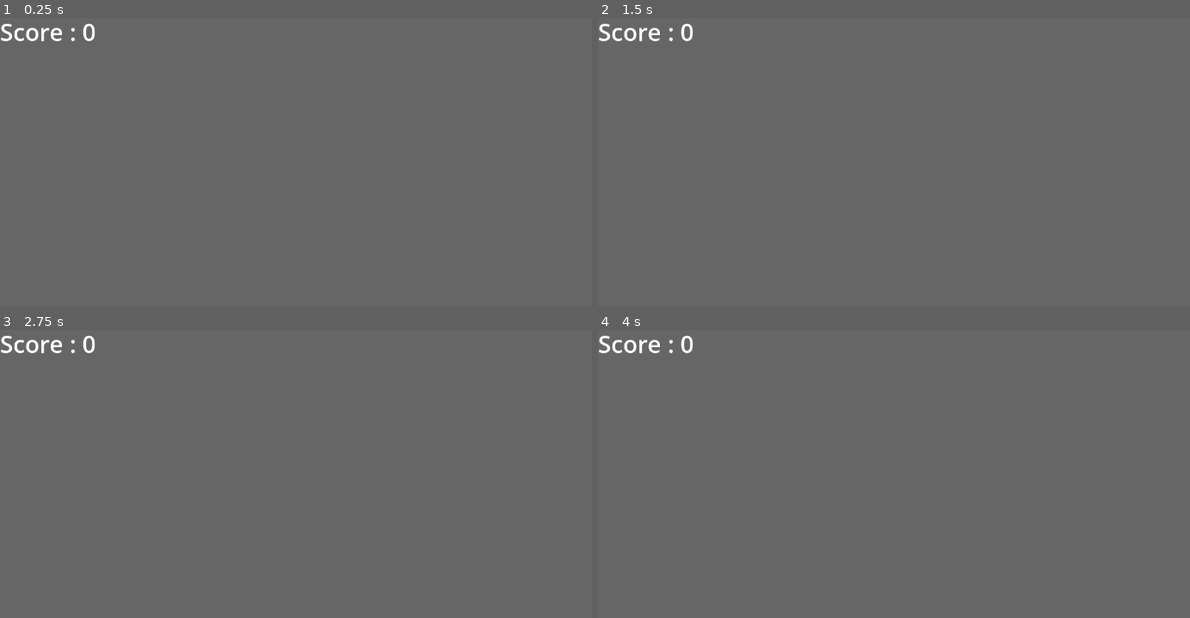
Above: before the commit, frames 1-4 (two rows, left to right).
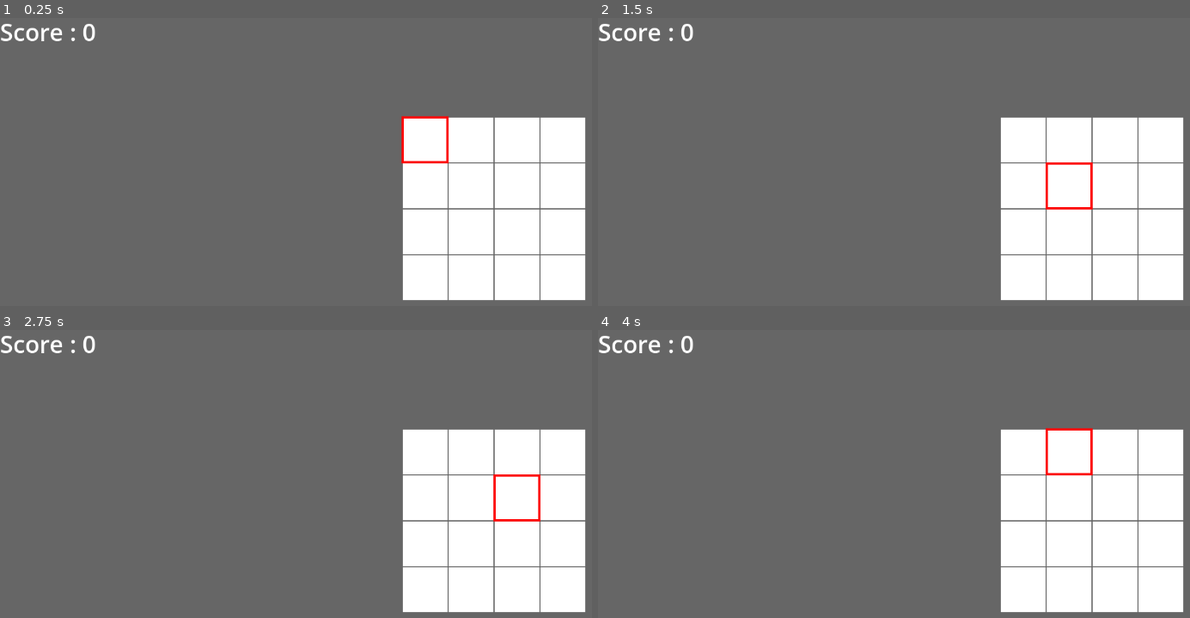
Above: after the commit, the same moments.

Repository: yislDev/252RCOSE45700
Game: Godot game, scene res://scenes/game_started/game.tscn
Two runs of this game, one before a commit and one after it. Both use one fixed random seed, a clock stepped at 60 frames per second and the inputs below. This scene is started directly instead of the project's main scene.
Inputs:
- Up to frame 1 (0.25 s): no input
- Up to frame 2 (1.5 s): tap Enter (key_enter) at 0.5, 0.6, 1.35 s; hold Right (key_right, bound only after the commit) 0.53-1.28 s; tap Space at 1.25 s; hold Down (key_down, bound only after the commit) from 1.28 s (still down)
- Up to frame 3 (2.75 s): tap Enter (key_enter) at 2, 2.1 s; release Down (key_down, bound only after the commit) at 2.03 s; hold Right (key_right, bound only after the commit) from 2.03 s (still down)
- Up to frame 4 (4 s): tap Space at 2.75 s; release Right (key_right, bound only after the commit) at 2.78 s; hold Up (key_up, bound only after the commit) 2.78-3.53 s; tap Enter (key_enter) at 2.85, 3.5, 3.6 s; hold Left (key_left, bound only after the commit) from 3.53 s (still down)
In our replay, the window is 799x449 before the commit and 800x450 after it. These sizes can differ from the game's own. Grey fills any space a smaller window leaves; there, only what the larger window draws over its background counts as a difference.

The runs differ from the first frame. In frame 1, 19% of the frame differs, in the area x 14-99%, y 2-98%; in frame 2, 19%; in frame 3, 19%; in frame 4, 19%.

Commit message:
Player Box and Play Panel
added elemental factors

Diff:
--- a/wasdbeat/project.godot
+++ b/wasdbeat/project.godot
@@ -15,6 +15,10 @@
 config/features=PackedStringArray("4.3", "Forward Plus")
 config/icon="res://icon.svg"
 
+[display]
+
+window/stretch/mode="viewport"
+
 [input]
 
 key_escape={
@@ -27,3 +31,23 @@
 "events": [Object(InputEventKey,"resource_local_to_scene":false,"resource_name":"","device":0,"window_id":0,"alt_presse …(194 unchanged characters)…
 ]
 }
+key_left={
+"deadzone": 0.5,
+"events": [Object(InputEventKey,"resource_local_to_scene":false,"resource_name":"","device":-1,"window_id":0,"alt_pressed":false,"shift_pressed":false,"ctrl_pressed":false,"meta_pressed":false,"pressed":false,"keycode":0,"physical_keycode":4194319,"key_label":0,"unicode":0,"location":0,"echo":false,"script":null)
+]
+}
+key_right={
+"deadzone": 0.5,
+"events": [Object(InputEventKey,"resource_local_to_scene":false,"resource_name":"","device":0,"window_id":0,"alt_pressed":false,"shift_pressed":false,"ctrl_pressed":false,"meta_pressed":false,"pressed":false,"keycode":0,"physical_keycode":4194321,"key_label":0,"unicode":0,"location":0,"echo":false,"script":null)
+]
+}
+key_down={
+"deadzone": 0.5,
+"events": [Object(InputEventKey,"resource_local_to_scene":false,"resource_name":"","device":-1,"window_id":0,"alt_pressed":false,"shift_pressed":false,"ctrl_pressed":false,"meta_pressed":false,"pressed":false,"keycode":0,"physical_keycode":4194322,"key_label":0,"unicode":0,"location":0,"echo":false,"script":null)
+]
+}
+key_up={
+"deadzone": 0.5,
+"events": [Object(InputEventKey,"resource_local_to_scene":false,"resource_name":"","device":-1,"window_id":0,"alt_pressed":false,"shift_pressed":false,"ctrl_pressed":false,"meta_pressed":false,"pressed":false,"keycode":0,"physical_keycode":4194320,"key_label":0,"unicode":0,"location":0,"echo":false,"script":null)
+]
+}
--- /dev/null
+++ b/wasdbeat/resources/game/panel.svg
@@ -0,0 +1,24 @@
+<?xml version="1.0" encoding="UTF-8" standalone="no"?>
+<!-- Created with Inkscape (http://www.inkscape.org/) -->
+
+<svg
+   width="19.84375mm"
+   height="19.843752mm"
+   viewBox="0 0 19.84375 19.843752"
+   version="1.1"
+   id="svg1"
+   xmlns="http://www.w3.org/2000/svg"
+   xmlns:svg="http://www.w3.org/2000/svg">
+  <defs
+     id="defs1" />
+  <g
+     id="layer1">
+    <rect
+       style="fill:#ffffff;stroke-width:0.264999"
+       id="rect1"
+       width="94.055305"
+       height="114.76473"
+       x="-5.1202035"
+       y="-6.1213775" />
+  </g>
+</svg>
--- /dev/null
+++ b/wasdbeat/resources/game/player_box_red.svg
@@ -0,0 +1,24 @@
+<?xml version="1.0" encoding="UTF-8" standalone="no"?>
+<!-- Created with Inkscape (http://www.inkscape.org/) -->
+
+<svg
+   width="20.902084mm"
+   height="20.902086mm"
+   viewBox="0 0 20.902084 20.902086"
+   version="1.1"
+   id="svg1"
+   xmlns="http://www.w3.org/2000/svg"
+   xmlns:svg="http://www.w3.org/2000/svg">
+  <defs
+     id="defs1" />
+  <g
+     id="layer1">
+    <rect
+       style="fill:#ffe680;fill-opacity:0;stroke:#ff0000;stroke-width:1.05835;stroke-linejoin:miter;stroke-dasharray:none;stroke-opacity:1"
+       id="rect4"
+       width="19.843739"
+       height="19.843737"
+       x="0.52917498"
+       y="0.52917498" />
+  </g>
+</svg>
--- a/wasdbeat/scenes/game_started/game.tscn
+++ b/wasdbeat/scenes/game_started/game.tscn
@@ -1,6 +1,11 @@
-[gd_scene format=3 uid="uid://by0ukah14iqjd"]
+[gd_scene load_steps=3 format=3 uid="uid://by0ukah14iqjd"]
+
+[ext_resource type="Script" path="res://scenes/game_started/game.gd" id="1_ldgn5"]
+[ext_resource type="PackedScene" uid="uid://c804wsru2i4ch" path="res://scenes/game_started/game_plate.tscn" id="2_jfaht"]
 
 [node name="Game" type="Node2D"]
+script = ExtResource("1_ldgn5")
+metadata/_edit_lock_ = true
 
 [node name="ColorRect" type="ColorRect" parent="."]
 offset_right = 1152.0
@@ -9,10 +14,14 @@
 color = Color(0.398793, 0.398793, 0.398793, 1)
 metadata/_edit_lock_ = true
 
-[node name="PressAnyKey" type="Label" parent="ColorRect"]
+[node name="Score" type="Label" parent="ColorRect"]
 layout_mode = 0
 offset_right = 450.0
 offset_bottom = 56.0
 theme_override_font_sizes/font_size = 40
 text = "Score : 0"
 metadata/_edit_lock_ = true
+
+[node name="GamePlate" parent="." instance=ExtResource("2_jfaht")]
+position = Vector2(673, 169)
+metadata/_edit_lock_ = true
--- a/wasdbeat/scenes/game_started/game_plate.tscn
+++ b/wasdbeat/scenes/game_started/game_plate.tscn
@@ -1,3 +1,68 @@
-[gd_scene format=3 uid="uid://c804wsru2i4ch"]
+[gd_scene load_steps=4 format=3 uid="uid://c804wsru2i4ch"]
 
-[node name="GameNote" type="Node2D"]
+[ext_resource type="Script" path="res://scenes/game_started/game_plate.gd" id="1_itk3g"]
+[ext_resource type="PackedScene" uid="uid://brnkwjg3n1uej" path="res://scenes/game_started/game_plate_panel.tscn" id="2_kc6kx"]
+[ext_resource type="PackedScene" uid="uid://j0a53g0ekk7e" path="res://scenes/game_started/player_box.tscn" id="2_m5pdo"]
+
+[node name="GamePlate" type="Node2D"]
+script = ExtResource("1_itk3g")
+
+[node name="GridContainer" type="GridContainer" parent="."]
+offset_left = 2.0
+offset_top = 2.0
+offset_right = 310.0
+offset_bottom = 310.0
+pivot_offset = Vector2(155, 155)
+theme_override_constants/h_separation = 2
+theme_override_constants/v_separation = 2
+columns = 4
+
+[node name="Panel11" parent="GridContainer" instance=ExtResource("2_kc6kx")]
+layout_mode = 2
+
+[node name="Panel12" parent="GridContainer" instance=ExtResource("2_kc6kx")]
+layout_mode = 2
+
+[node name="Panel13" parent="GridContainer" instance=ExtResource("2_kc6kx")]
+layout_mode = 2
+
+[node name="Panel14" parent="GridContainer" instance=ExtResource("2_kc6kx")]
+layout_mode = 2
+
+[node name="Panel21" parent="GridContainer" instance=ExtResource("2_kc6kx")]
+layout_mode = 2
+
+[node name="Panel22" parent="GridContainer" instance=ExtResource("2_kc6kx")]
+layout_mode = 2
+
+[node name="Panel23" parent="GridContainer" instance=ExtResource("2_kc6kx")]
+layout_mode = 2
+
+[node name="Panel24" parent="GridContainer" instance=ExtResource("2_kc6kx")]
+layout_mode = 2
+
+[node name="Panel31" parent="GridContainer" instance=ExtResource("2_kc6kx")]
+layout_mode = 2
+
+[node name="Panel32" parent="GridContainer" instance=ExtResource("2_kc6kx")]
+layout_mode = 2
+
+[node name="Panel33" parent="GridContainer" instance=ExtResource("2_kc6kx")]
+layout_mode = 2
+
+[node name="Panel34" parent="GridContainer" instance=ExtResource("2_kc6kx")]
+layout_mode = 2
+
+[node name="Panel41" parent="GridContainer" instance=ExtResource("2_kc6kx")]
+layout_mode = 2
+
+[node name="Panel42" parent="GridContainer" instance=ExtResource("2_kc6kx")]
+layout_mode = 2
+
+[node name="Panel43" parent="GridContainer" instance=ExtResource("2_kc6kx")]
+layout_mode = 2
+
+[node name="Panel44" parent="GridContainer" instance=ExtResource("2_kc6kx")]
+layout_mode = 2
+
+[node name="PlayerBox" parent="." instance=ExtResource("2_m5pdo")]
--- /dev/null
+++ b/wasdbeat/scenes/game_started/game_plate_panel.gd
@@ -0,0 +1,11 @@
+extends Control
+
+
+# Called when the node enters the scene tree for the first time.
+func _ready() -> void:
+	pass # Replace with function body.
+
+
+# Called every frame. 'delta' is the elapsed time since the previous frame.
+func _process(delta: float) -> void:
+	pass
--- /dev/null
+++ b/wasdbeat/scenes/game_started/game_plate_panel.tscn
@@ -0,0 +1,16 @@
+[gd_scene load_steps=3 format=3 uid="uid://brnkwjg3n1uej"]
+
+[ext_resource type="Script" path="res://scenes/game_started/game_plate_panel.gd" id="1_tvs1x"]
+[ext_resource type="Texture2D" uid="uid://b0l6ys1phfv5e" path="res://resources/game/panel.svg" id="2_t6vh2"]
+
+[node name="GamePlatePanel" type="Control"]
+custom_minimum_size = Vector2(75, 75)
+layout_mode = 3
+anchors_preset = 0
+offset_right = 75.0
+offset_bottom = 75.0
+script = ExtResource("1_tvs1x")
+
+[node name="Sprite2D" type="Sprite2D" parent="."]
+texture = ExtResource("2_t6vh2")
+centered = false
--- /dev/null
+++ b/wasdbeat/scenes/game_started/player_box.gd
@@ -0,0 +1,61 @@
+extends Control
+class_name PlayerBox
+
+const PANEL_SIZE: int = 75
+const PANEL_OFFSET: int = 2
+const BOX_SIZE: int = 79
+
+var location: Vector2 = Vector2(0,0)
+var position_offset: Vector2 = Vector2(0,0)
+
+# Called when the node enters the scene tree for the first time.
+func _ready() -> void:
+	location = Vector2(0,0)
+	#position_offset = Vector2(BOX_SIZE/2, BOX_SIZE/2)
+	update_position()
+	pass # Replace with function body.
+
+
+# Called every frame. 'delta' is the elapsed time since the previous frame.
+func _process(delta: float) -> void:
+	if (Input.is_action_just_pressed("key_down")):
+		move_down(4)
+	if (Input.is_action_just_pressed("key_up")):
+		move_up(4)
+	if (Input.is_action_just_pressed("key_right")):
+		move_right(4)
+	if (Input.is_action_just_pressed("key_left")):
+		move_left(4)
+	pass
+
+func move_left(num_columns: int) -> void:
+	location.y -= 1
+	if (location.y <= -1):
+		location.y = num_columns-1
+	update_position()
+	pass
+
+func move_right(num_columns: int) -> void:
+	location.y += 1
+	if (location.y >= num_columns):
+		location.y = 0
+	update_position()
+	pass
+
+func move_up(num_rows: int) -> void:
+	location.x -= 1
+	if (location.x <= -1):
+		location.x = num_rows-1
+	update_position()
+	pass
+
+func move_down(num_rows: int) -> void:
+	location.x += 1
+	if (location.x >= num_rows):
+		location.x = 0
+	update_position()
+	pass
+
+func update_position() -> void:
+	position = position_offset + Vector2(location.y * (PANEL_SIZE + PANEL_OFFSET), location.x * (PANEL_SIZE + PANEL_OFFSET))
+	pass
--- /dev/null
+++ b/wasdbeat/scenes/game_started/player_box.tscn
@@ -0,0 +1,18 @@
+[gd_scene load_steps=3 format=3 uid="uid://j0a53g0ekk7e"]
+
+[ext_resource type="Script" path="res://scenes/game_started/player_box.gd" id="1_atwqo"]
+[ext_resource type="Texture2D" uid="uid://uj3roi7r3u4m" path="res://resources/game/player_box_red.svg" id="2_bvtfu"]
+
+[node name="PlayerBox" type="Control"]
+custom_minimum_size = Vector2(79, 79)
+layout_mode = 3
+anchors_preset = 0
+offset_left = -39.5
+offset_top = -39.5
+offset_right = 39.5
+offset_bottom = 39.5
+script = ExtResource("1_atwqo")
+
+[node name="Sprite2D" type="Sprite2D" parent="."]
+texture = ExtResource("2_bvtfu")
+centered = false
--- a/wasdbeat/scenes/lobby/lobby_select.tscn
+++ b/wasdbeat/scenes/lobby/lobby_select.tscn
@@ -22,6 +22,6 @@
 metadata/_edit_lock_ = true
 
 [node name="ColorRect" type="ColorRect" parent="ColorRect/ScrollContainer"]
-custom_minimum_size = Vector2(576, 600)
+custom_minimum_size = Vector2(576, 432)
 layout_mode = 2
-color = Color(1, 0, 1, 1)
+color = Color(0.533333, 0.533333, 0.533333, 1)
Not shown, added: wasdbeat/resources/game/panel.svg.import
Not shown, added: wasdbeat/resources/game/player_box_red.svg.import
Not shown, added: .DS_Store
Not shown, added: wasdbeat/.DS_Store
Not shown, added: wasdbeat/resources/.DS_Store
